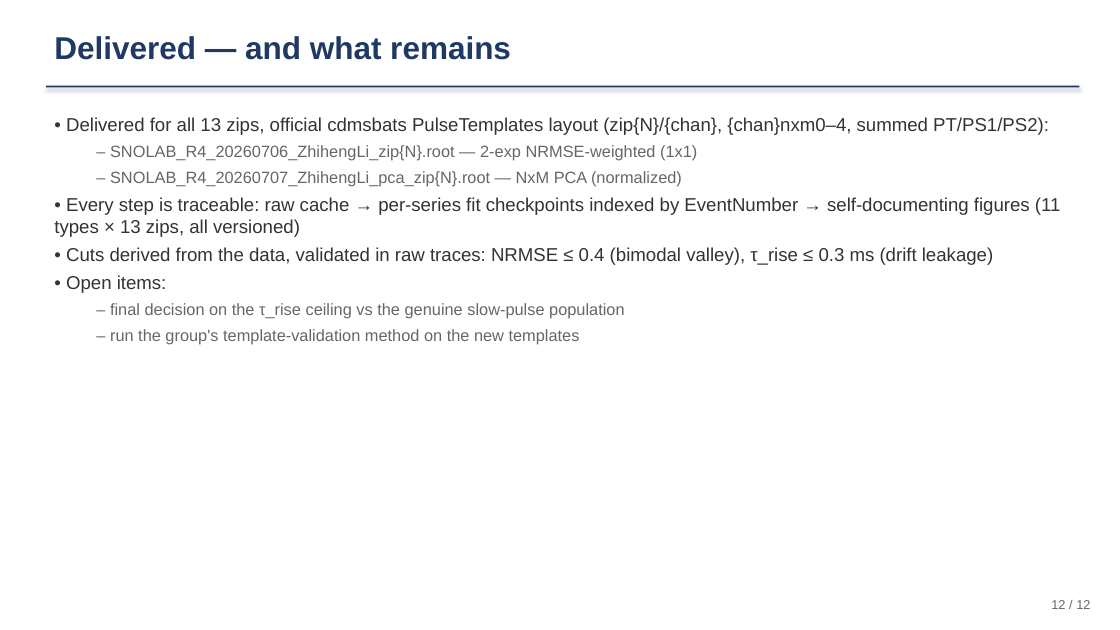
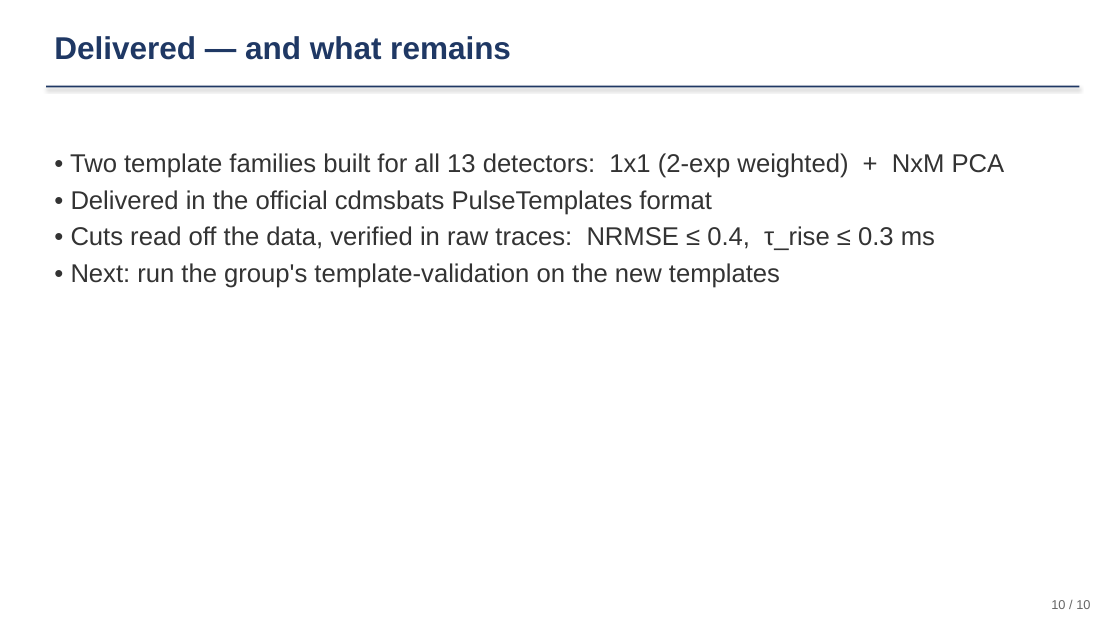
Before and after one commit to ZhihengLi0/urop, a slide deck: slide 10 of snolab/presentation/SNOLAB_R4_pulse_templates_20260715.pptx (slide 12 before the commit). Drawn at 1120x630 pixels with LibreOffice and Linux fonts; fonts in the diff are those of the drawing. Boxes give left, top, right and bottom in pixels: in the first picture for what was removed or moved away, otherwise in the second. Text is boxed around its words. In the diff, an @@ line names an element or a change of style, - is before the commit and + after.

```diff
--- a/snolab/presentation/SNOLAB_R4_pulse_templates_20260715.pptx
+++ b/snolab/presentation/SNOLAB_R4_pulse_templates_20260715.pptx
@@ text at box(70, 153, 1005, 288): text changed; size 16 to 22 pt @@
-• Delivered for all 13 zips, official cdmsbats PulseTemplates layout (zip{N}/{chan}, {chan}nxm0–4, summed PT/PS1/PS2):
-  – SNOLAB_R4_20260706_ZhihengLi_zip{N}.root — 2-exp NRMSE-weighted (1x1)
-  – SNOLAB_R4_20260707_ZhihengLi_pca_zip{N}.root — NxM PCA (normalized)
-• Every step is traceable: raw cache → per-series fit checkpoints indexed by EventNumber → self-documenting figures (11 types × 13 zips, all versioned)
-• Cuts derived from the data, validated in raw traces: NRMSE ≤ 0.4 (bimodal valley), τ_rise ≤ 0.3 ms (drift leakage)
-• Open items:
-  – final decision on the τ_rise ceiling vs the genuine slow-pulse population
-  – run the group's template-validation method on the new templates
+• Two template families built for all 13 detectors: 1x1 (2-exp weighted) + NxM PCA
+• Delivered in the official cdmsbats PulseTemplates format
+• Cuts read off the data, verified in raw traces: NRMSE ≤ 0.4, τ_rise ≤ 0.3 ms
+• Next: run the group's template-validation on the new templates
@@ text at box(1051, 600, 1090, 609): text changed @@
-12 / 12
+10 / 10
```
Also in this commit, not shown: 9 other slides changed, 2 slides removed, 8 other files.
